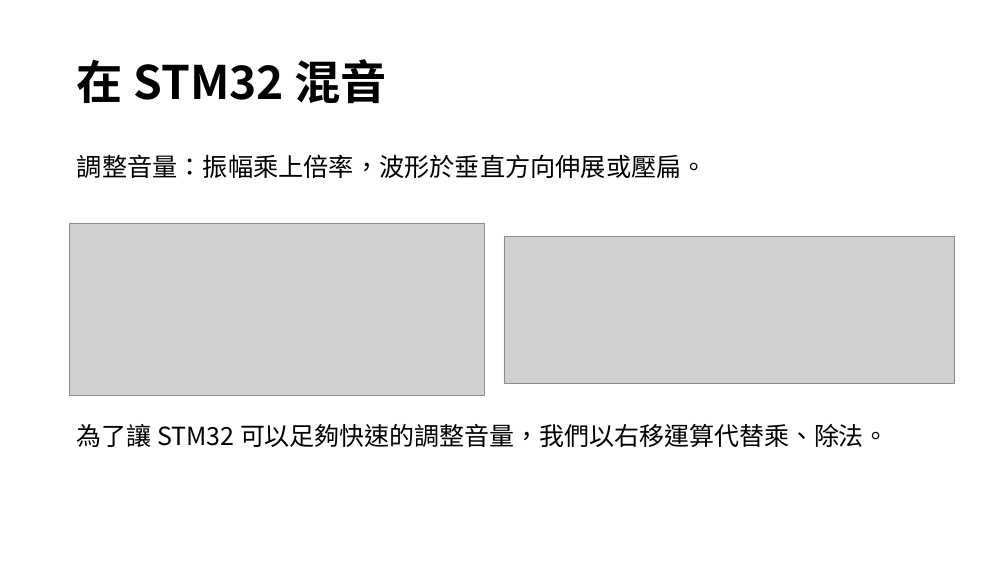
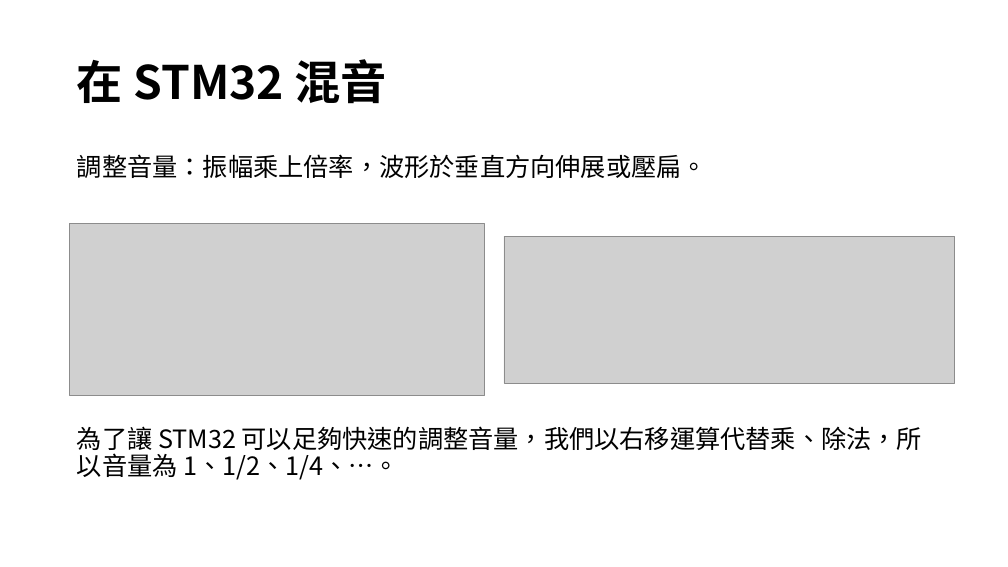
Before and after one commit to blueskyson/embeded-system-final-project, a slide deck: slide 5 of final_project.pptx. Drawn at 1008x567 pixels with LibreOffice and Linux fonts; fonts in the diff are those of the drawing; grey boxes stand for pictures. Boxes give left, top, right and bottom in pixels: in the first picture for what was removed or moved away, otherwise in the second. Text is boxed around its words. In the diff, an @@ line names an element or a change of style, - is before the commit and + after.

```diff
--- a/final_project.pptx
+++ b/final_project.pptx
@@ text at [77,426,922,480]: text changed; size 23.8 to 24 pt @@
-為了讓 STM32 可以足夠快速的調整音量，我們以右移運算代替乘、除法。
+為了讓 STM32 可以足夠快速的調整音量，我們以右移運算代替乘、除法，所以音量為 1、1/2、1/4、…。
```
Also in this commit, not shown: 1 other slide changed, 1 slide added.
